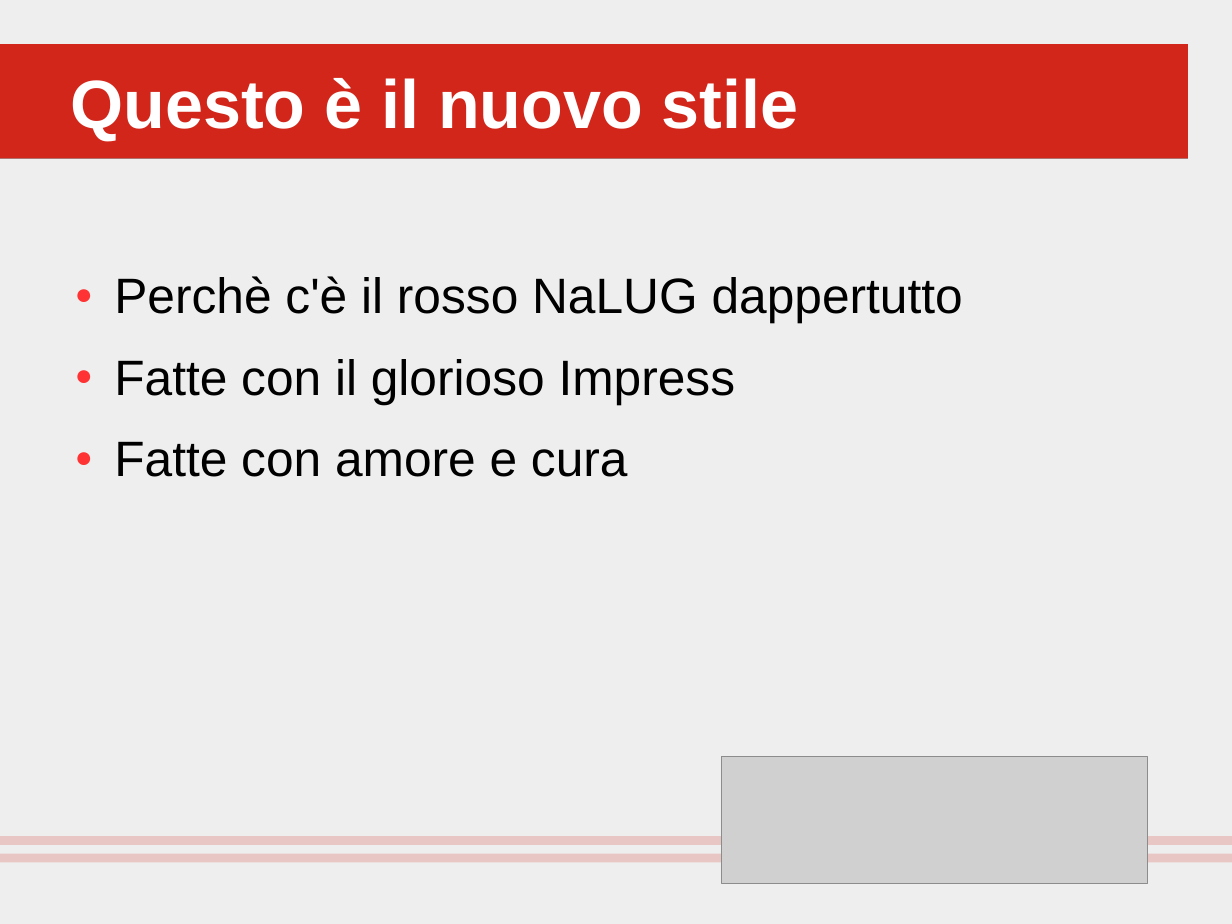
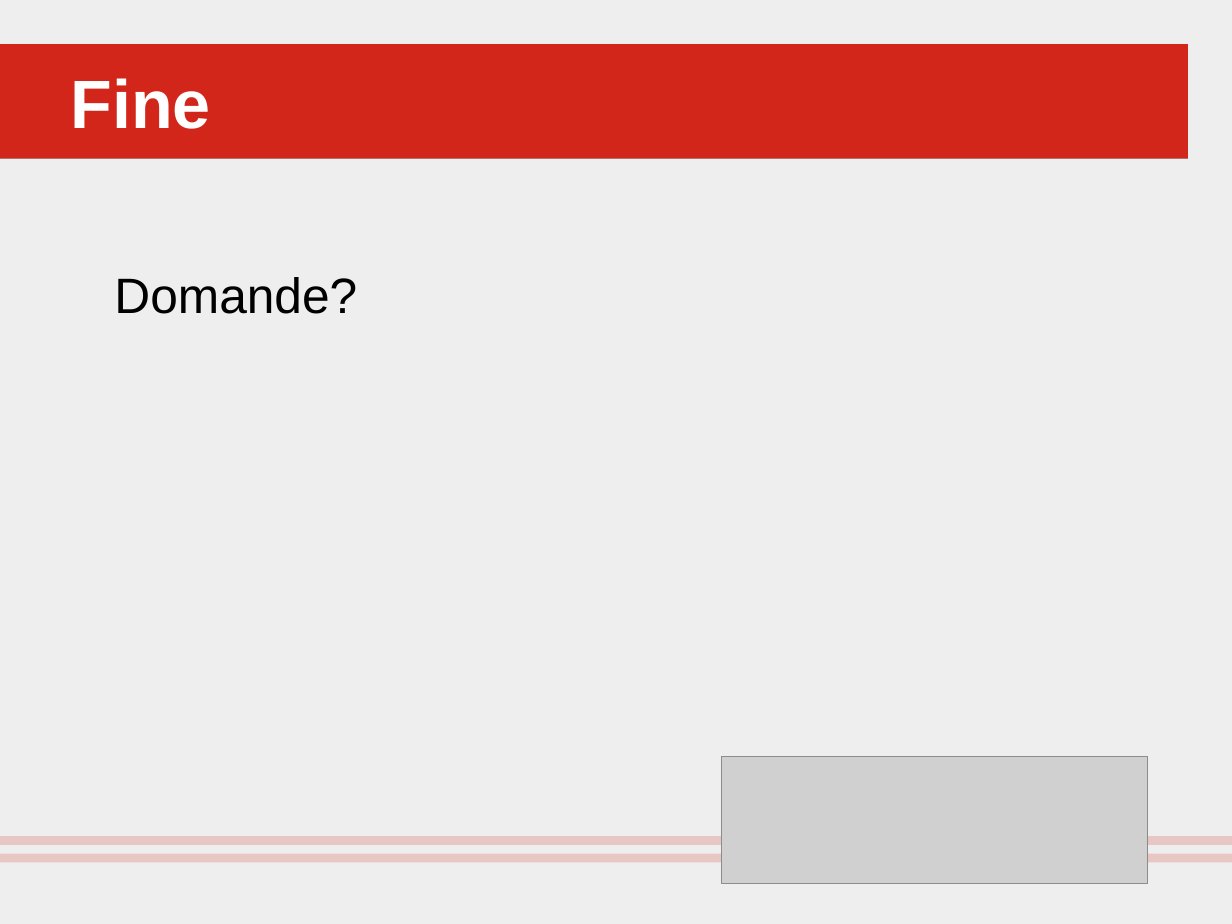
Before and after one commit to mikymaione/PolyPhoneBook, a slide deck: slide 14 of Docs/polymer.odp. Drawn at 1232x924 pixels with LibreOffice and Linux fonts; fonts in the diff are those of the drawing; grey boxes stand for pictures. Boxes give left, top, right and bottom in pixels: in the first picture for what was removed or moved away, otherwise in the second. Text is boxed around its words. In the diff, an @@ line names an element or a change of style, - is before the commit and + after.

```diff
--- a/Docs/polymer.odp
+++ b/Docs/polymer.odp
@@ title at (71,78,211,129): text changed @@
-Questo è il nuovo stile
+Fine
@@ text at (114,277,357,314): text changed @@
-● Perchè c'è il rosso NaLUG dappertutto
-● Fatte con il glorioso Impress
-● Fatte con amore e cura
+Domande?
```
Also in this commit, not shown: 1 slide added, 1 slide removed, 3 other files.
